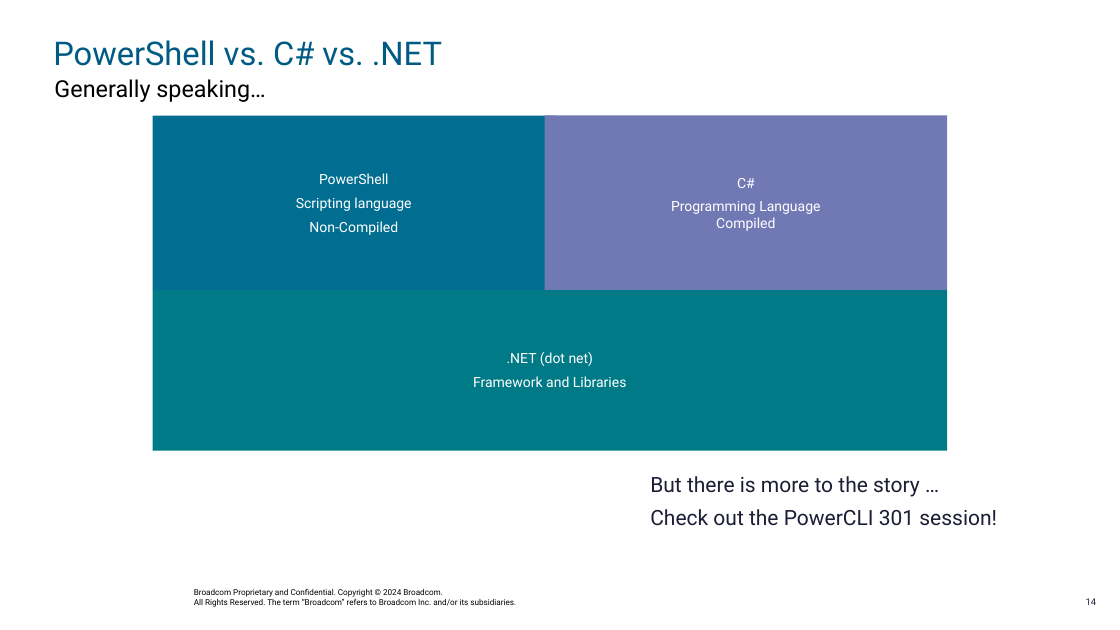
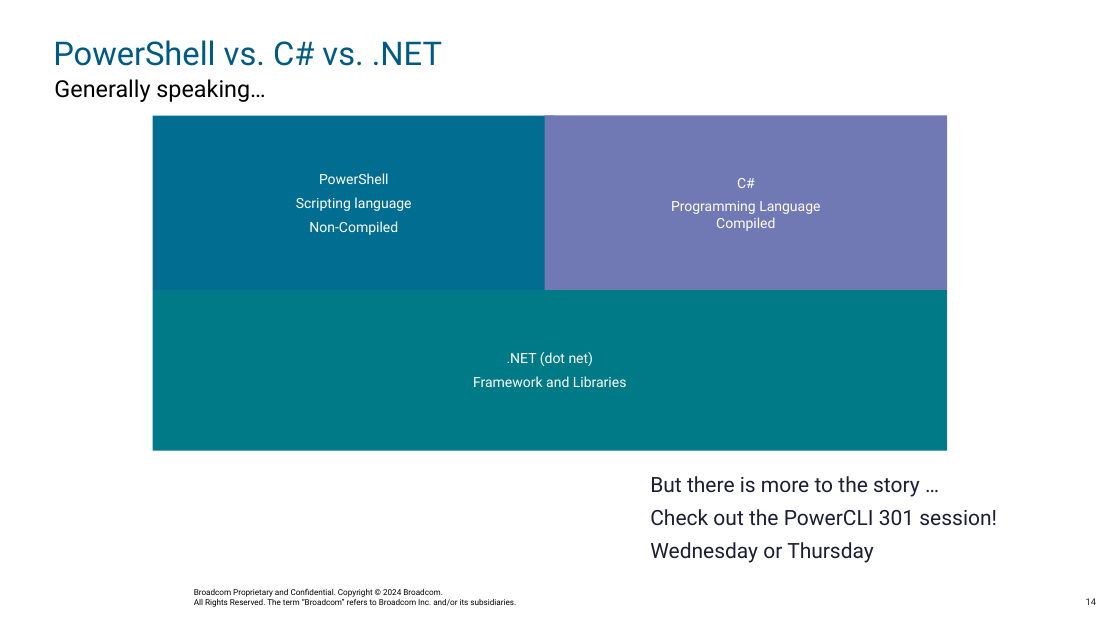
Before and after one commit to jpsider/Invoke-Automation, a slide deck: slide 14 of Powercli/VMwareExplore_2024/PowerCLI_201/CODE1744LV - PowerCLI 201 - From the Shell to Writing Scripts.pptx. Drawn at 1120x630 pixels with LibreOffice and Linux fonts; fonts in the diff are those of the drawing; background and template pictures are left out. Boxes give left, top, right and bottom in pixels: in the first picture for what was removed or moved away, otherwise in the second. Text is boxed around its words. In the diff, an @@ line names an element or a change of style, - is before the commit and + after.

```diff
--- a/Powercli/VMwareExplore_2024/PowerCLI_201/CODE1744LV - PowerCLI 201 - From the Shell to Writing Scripts.pptx
+++ b/Powercli/VMwareExplore_2024/PowerCLI_201/CODE1744LV - PowerCLI 201 - From the Shell to Writing Scripts.pptx
@@ text at (x1=650, y1=542, x2=874, y2=563): paragraph added @@
+Wednesday or Thursday
```
Also in this commit, not shown: 5 other slides changed, 1 slide added, 4 other files.
